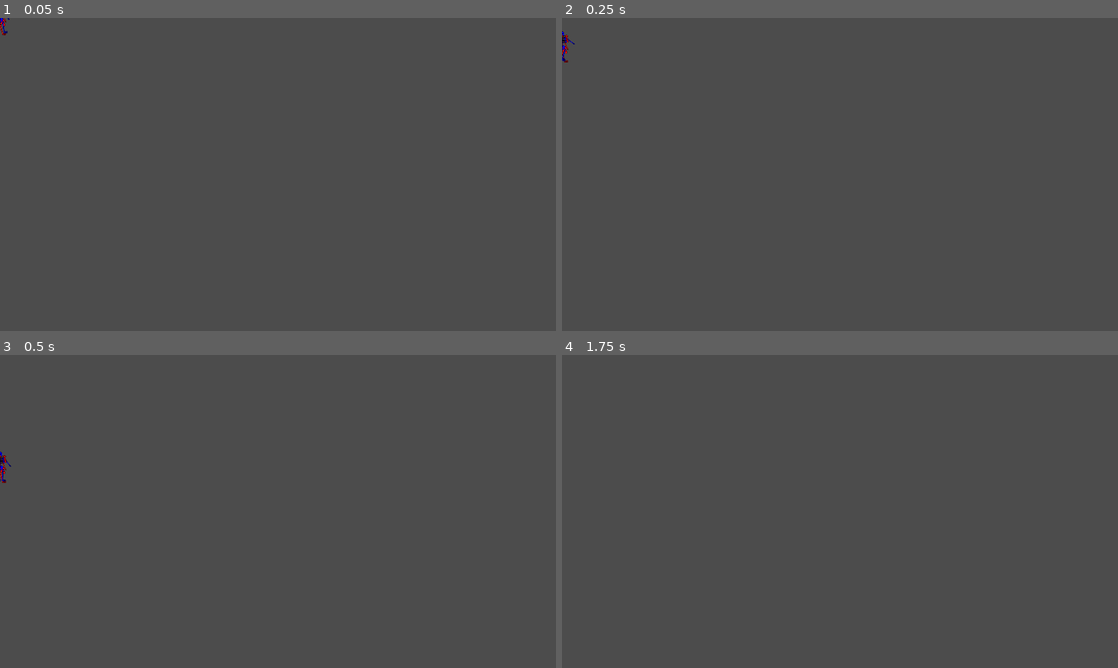
Above: before the commit, frames 1-4 (two rows, left to right).
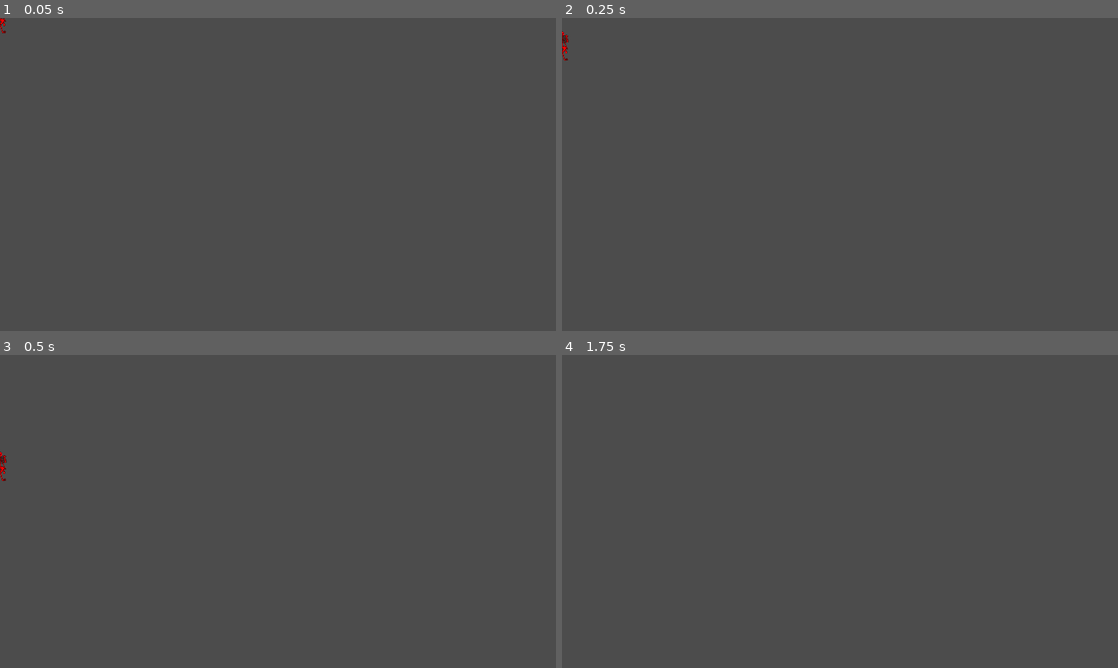
Above: after the commit, the same moments.

Repository: LeonMatthes/SkeleTurn
Game: Godot game, scene res://scenes/Player.tscn
The game is run twice, just before and just after one commit, with the same random seed, the same clock (stepped at 60 frames per second) and the same inputs. The project has no main scene, so this scene is started directly.
Inputs:
- Up to frame 1 (0.05 s): no input
- Up to frame 2 (0.25 s): no input
- Up to frame 3 (0.5 s): no input
- Up to frame 4 (1.75 s): tap Enter at 0.5 s; tap Space at 1.25 s

The runs differ from the first frame. In frame 1, less than 0.1% of the frame differs, in the area x 0-2%, y 0-6%; in frame 2, less than 0.1%, in the area x 0-3%, y 4-15%; in frame 3, less than 0.1%; in frame 4, nothing differs.

Commit message:
adjusted explosion speed

Diff:
--- a/scenes/Arrow.tscn
+++ b/scenes/Arrow.tscn
@@ -32,7 +32,7 @@
 spread = 110.0
 flatness = 0.0
 gravity = Vector3( 0, 0, 0 )
-initial_velocity = 600.0
+initial_velocity = 1000.0
 initial_velocity_random = 0.3
 angular_velocity = 2.10195e-44
 angular_velocity_random = 0.0
@@ -160,12 +160,12 @@
 position = Vector2( 60.0535, 0 )
 scale = Vector2( 1.22766, 1 )
 emitting = false
-amount = 40
-lifetime = 0.7
+amount = 50
+lifetime = 0.5
 one_shot = true
 preprocess = 0.0
 speed_scale = 1.0
-explosiveness = 0.9
+explosiveness = 0.8
 randomness = 0.0
 fixed_fps = 0
 fract_delta = true
--- a/scenes/Player.tscn
+++ b/scenes/Player.tscn
@@ -19,14 +19,14 @@
 custom_solver_bias = 0.0
 extents = Vector2( 12.1826, 21.3015 )
 
-[sub_resource type="Animation" id=5]
-
-resource_name = "Moving"
+[sub_resource type="Animation" id=2]
+
+resource_name = "Moving-test"
 length = 0.64
 loop = true
 step = 0.08
 tracks/0/type = "value"
-tracks/0/path = NodePath("RightArm:rotation_degrees")
+tracks/0/path = NodePath("LeftArm:position")
 tracks/0/interp = 1
 tracks/0/loop_wrap = true
 tracks/0/imported = false
@@ -35,10 +35,10 @@
 "times": PoolRealArray( 0, 0.08, 0.16, 0.24, 0.32, 0.4, 0.48, 0.56, 0.64 ),
 "transitions": PoolRealArray( 1, 1, 1, 1, 1, 1, 1, 1, 1 ),
 "update": 0,
-"values": [ 68.0, 58.0, 48.0, 38.0, 28.0, 38.0, 48.0, 58.0, 68.0 ]
+"values": [ Vector2( -10.539, -6.72269 ), Vector2( -12.6546, -7.42142 ), Vector2( -15.3465, -8.46664 ), Vector2( -16.15, -10.9556 ), Vector2( -18.1398, -13.0969 ), Vector2( -16.15, -10.9556 ), Vector2( -15.3465, -8.46664 ), Vector2( -12.6546, -7.42142 ), Vector2( -10.539, -6.72269 ) ]
 }
 tracks/1/type = "value"
-tracks/1/path = NodePath("LeftArm:rotation_degrees")
+tracks/1/path = NodePath("RightArm:rotation_degrees")
 tracks/1/interp = 1
 tracks/1/loop_wrap = true
 tracks/1/imported = false
@@ -47,10 +47,10 @@
 "times": PoolRealArray( 0, 0.08, 0.16, 0.24, 0.32, 0.4, 0.48, 0.56, 0.64 ),
 "transitions": PoolRealArray( 1, 1, 1, 1, 1, 1, 1, 1, 1 ),
 "update": 0,
-"values": [ -68.0, -58.0, -48.0, -38.0, -28.0, -38.0, -48.0, -58.0, -68.0 ]
+"values": [ 68.0, 58.0, 48.0, 38.0, 28.0, 38.0, 48.0, 58.0, 68.0 ]
 }
 tracks/2/type = "value"
-tracks/2/path = NodePath("LeftLeg:rotation_degrees")
+tracks/2/path = NodePath("RightArm:position")
 tracks/2/interp = 1
 tracks/2/loop_wrap = true
 tracks/2/imported = false
@@ -59,10 +59,10 @@
 "times": PoolRealArray( 0, 0.08, 0.16, 0.24, 0.32, 0.4, 0.48, 0.56, 0.64 ),
 "transitions": PoolRealArray( 1, 1, 1, 1, 1, 1, 1, 1, 1 ),
 "update": 0,
-"values": [ 15.0, 5.0, -5.0, -15.0, -25.0, -15.0, -5.0, 5.0, 15.0 ]
+"values": [ Vector2( 11.9028, -5.70465 ), Vector2( 14.3426, -6.54029 ), Vector2( 15.3766, -8.98085 ), Vector2( 17.179, -10.59 ), Vector2( 18.6987, -13.4834 ), Vector2( 17.179, -10.59 ), Vector2( 15.3766, -8.98085 ), Vector2( 14.3426, -6.54029 ), Vector2( 11.9028, -5.70465 ) ]
 }
 tracks/3/type = "value"
-tracks/3/path = NodePath("RightLeg:rotation_degrees")
+tracks/3/path = NodePath("LeftArm:rotation_degrees")
 tracks/3/interp = 1
 tracks/3/loop_wrap = true
 tracks/3/imported = false
@@ -71,17 +71,65 @@
 "times": PoolRealArray( 0, 0.08, 0.16, 0.24, 0.32, 0.4, 0.48, 0.56, 0.64 ),
 "transitions": PoolRealArray( 1, 1, 1, 1, 1, 1, 1, 1, 1 ),
 "update": 0,
+"values": [ -68.0, -58.0, -48.0, -38.0, -28.0, -38.0, -48.0, -58.0, -68.0 ]
+}
+tracks/4/type = "value"
+tracks/4/path = NodePath("LeftLeg:rotation_degrees")
+tracks/4/interp = 1
+tracks/4/loop_wrap = true
+tracks/4/imported = false
+tracks/4/enabled = true
+tracks/4/keys = {
+"times": PoolRealArray( 0, 0.08, 0.16, 0.24, 0.32, 0.4, 0.48, 0.56, 0.64 ),
+"transitions": PoolRealArray( 1, 1, 1, 1, 1, 1, 1, 1, 1 ),
+"update": 0,
+"values": [ 15.0, 5.0, -5.0, -15.0, -25.0, -15.0, -5.0, 5.0, 15.0 ]
+}
+tracks/5/type = "value"
+tracks/5/path = NodePath("LeftLeg:position")
+tracks/5/interp = 1
+tracks/5/loop_wrap = true
+tracks/5/imported = false
+tracks/5/enabled = true
+tracks/5/keys = {
+"times": PoolRealArray( 0, 0.08, 0.16, 0.24, 0.32, 0.4, 0.48, 0.56, 0.64 ),
+"transitions": PoolRealArray( 1, 1, 1, 1, 1, 1, 1, 1, 1 ),
+"update": 0,
+"values": [ Vector2( -10.0404, 30.426 ), Vector2( -7.52814, 30.6192 ), Vector2( -5.86635, 30.8751 ), Vector2( -3.3501, 31.0144 ), Vector2( 0.0226828, 30.8967 ), Vector2( -3.3501, 31.0144 ), Vector2( -5.86635, 30.8751 ), Vector2( -7.52814, 30.6192 ), Vector2( -10.0404, 30.426 ) ]
+}
+tracks/6/type = "value"
+tracks/6/path = NodePath("RightLeg:position")
+tracks/6/interp = 1
+tracks/6/loop_wrap = true
+tracks/6/imported = false
+tracks/6/enabled = true
+tracks/6/keys = {
+"times": PoolRealArray( 0, 0.08, 0.16, 0.24, 0.32, 0.4, 0.48, 0.56, 0.64 ),
+"transitions": PoolRealArray( 1, 1, 1, 1, 1, 1, 1, 1, 1 ),
+"update": 0,
+"values": [ Vector2( 9.88623, 30.6227 ), Vector2( 7.56721, 30.6227 ), Vector2( 6.38147, 30.816 ), Vector2( 3.11127, 30.5696 ), Vector2( 0.826067, 30.5802 ), Vector2( 3.11127, 30.5696 ), Vector2( 6.38147, 30.816 ), Vector2( 7.56721, 30.6227 ), Vector2( 9.88623, 30.6227 ) ]
+}
+tracks/7/type = "value"
+tracks/7/path = NodePath("RightLeg:rotation_degrees")
+tracks/7/interp = 1
+tracks/7/loop_wrap = true
+tracks/7/imported = false
+tracks/7/enabled = true
+tracks/7/keys = {
+"times": PoolRealArray( 0, 0.08, 0.16, 0.24, 0.32, 0.4, 0.48, 0.56, 0.64 ),
+"transitions": PoolRealArray( 1, 1, 1, 1, 1, 1, 1, 1, 1 ),
+"update": 0,
 "values": [ -15.0, -5.0, 5.0, 15.0, 25.0, 15.0, 5.0, -5.0, -15.0 ]
 }
 
-[sub_resource type="Animation" id=4]
-
-resource_name = "Moving"
+[sub_resource type="Animation" id=3]
+
+resource_name = "Moving-test"
 length = 0.64
 loop = true
 step = 0.08
 tracks/0/type = "value"
-tracks/0/path = NodePath("RightArm:rotation_degrees")
+tracks/0/path = NodePath("LeftArm:position")
 tracks/0/interp = 1
 tracks/0/loop_wrap = true
 tracks/0/imported = false
@@ -90,10 +138,10 @@
 "times": PoolRealArray( 0, 0.08, 0.16, 0.24, 0.32, 0.4, 0.48, 0.56, 0.64 ),
 "transitions": PoolRealArray( 1, 1, 1, 1, 1, 1, 1, 1, 1 ),
 "update": 0,
-"values": [ 68.0, 58.0, 48.0, 38.0, 28.0, 38.0, 48.0, 58.0, 68.0 ]
+"values": [ Vector2( -10.539, -6.72269 ), Vector2( -12.6546, -7.42142 ), Vector2( -15.3465, -8.46664 ), Vector2( -16.15, -10.9556 ), Vector2( -18.1398, -13.0969 ), Vector2( -16.15, -10.9556 ), Vector2( -15.3465, -8.46664 ), Vector2( -12.6546, -7.42142 ), Vector2( -10.539, -6.72269 ) ]
 }
 tracks/1/type = "value"
-tracks/1/path = NodePath("LeftArm:rotation_degrees")
+tracks/1/path = NodePath("RightArm:rotation_degrees")
 tracks/1/interp = 1
 tracks/1/loop_wrap = true
 tracks/1/imported = false
@@ -102,10 +150,10 @@
 "times": PoolRealArray( 0, 0.08, 0.16, 0.24, 0.32, 0.4, 0.48, 0.56, 0.64 ),
 "transitions": PoolRealArray( 1, 1, 1, 1, 1, 1, 1, 1, 1 ),
 "update": 0,
-"values": [ -68.0, -58.0, -48.0, -38.0, -28.0, -38.0, -48.0, -58.0, -68.0 ]
+"values": [ 68.0, 58.0, 48.0, 38.0, 28.0, 38.0, 48.0, 58.0, 68.0 ]
 }
 tracks/2/type = "value"
-tracks/2/path = NodePath("LeftLeg:rotation_degrees")
+tracks/2/path = NodePath("RightArm:position")
 tracks/2/interp = 1
 tracks/2/loop_wrap = true
 tracks/2/imported = false
@@ -114,15 +162,63 @@
 "times": PoolRealArray( 0, 0.08, 0.16, 0.24, 0.32, 0.4, 0.48, 0.56, 0.64 ),
 "transitions": PoolRealArray( 1, 1, 1, 1, 1, 1, 1, 1, 1 ),
 "update": 0,
-"values": [ 15.0, 5.0, -5.0, -15.0, -25.0, -15.0, -5.0, 5.0, 15.0 ]
+"values": [ Vector2( 11.9028, -5.70465 ), Vector2( 14.3426, -6.54029 ), Vector2( 15.3766, -8.98085 ), Vector2( 17.179, -10.59 ), Vector2( 18.6987, -13.4834 ), Vector2( 17.179, -10.59 ), Vector2( 15.3766, -8.98085 ), Vector2( 14.3426, -6.54029 ), Vector2( 11.9028, -5.70465 ) ]
 }
 tracks/3/type = "value"
-tracks/3/path = NodePath("RightLeg:rotation_degrees")
+tracks/3/path = NodePath("LeftArm:rotation_degrees")
 tracks/3/interp = 1
 tracks/3/loop_wrap = true
 tracks/3/imported = false
 tracks/3/enabled = true
 tracks/3/keys = {
+"times": PoolRealArray( 0, 0.08, 0.16, 0.24, 0.32, 0.4, 0.48, 0.56, 0.64 ),
+"transitions": PoolRealArray( 1, 1, 1, 1, 1, 1, 1, 1, 1 ),
+"update": 0,
+"values": [ -68.0, -58.0, -48.0, -38.0, -28.0, -38.0, -48.0, -58.0, -68.0 ]
+}
+tracks/4/type = "value"
+tracks/4/path = NodePath("LeftLeg:rotation_degrees")
+tracks/4/interp = 1
+tracks/4/loop_wrap = true
+tracks/4/imported = false
+tracks/4/enabled = true
+tracks/4/keys = {
+"times": PoolRealArray( 0, 0.08, 0.16, 0.24, 0.32, 0.4, 0.48, 0.56, 0.64 ),
+"transitions": PoolRealArray( 1, 1, 1, 1, 1, 1, 1, 1, 1 ),
+"update": 0,
+"values": [ 15.0, 5.0, -5.0, -15.0, -25.0, -15.0, -5.0, 5.0, 15.0 ]
+}
+tracks/5/type = "value"
+tracks/5/path = NodePath("LeftLeg:position")
+tracks/5/interp = 1
+tracks/5/loop_wrap = true
+tracks/5/imported = false
+tracks/5/enabled = true
+tracks/5/keys = {
+"times": PoolRealArray( 0, 0.08, 0.16, 0.24, 0.32, 0.4, 0.48, 0.56, 0.64 ),
+"transitions": PoolRealArray( 1, 1, 1, 1, 1, 1, 1, 1, 1 ),
+"update": 0,
+"values": [ Vector2( -10.0404, 30.426 ), Vector2( -7.52814, 30.6192 ), Vector2( -5.86635, 30.8751 ), Vector2( -3.3501, 31.0144 ), Vector2( 0.0226828, 30.8967 ), Vector2( -3.3501, 31.0144 ), Vector2( -5.86635, 30.8751 ), Vector2( -7.52814, 30.6192 ), Vector2( -10.0404, 30.426 ) ]
+}
+tracks/6/type = "value"
+tracks/6/path = NodePath("RightLeg:position")
+tracks/6/interp = 1
+tracks/6/loop_wrap = true
+tracks/6/imported = false
+tracks/6/enabled = true
+tracks/6/keys = {
+"times": PoolRealArray( 0, 0.08, 0.16, 0.24, 0.32, 0.4, 0.48, 0.56, 0.64 ),
+"transitions": PoolRealArray( 1, 1, 1, 1, 1, 1, 1, 1, 1 ),
+"update": 0,
+"values": [ Vector2( 9.88623, 30.6227 ), Vector2( 7.56721, 30.6227 ), Vector2( 6.38147, 30.816 ), Vector2( 3.11127, 30.5696 ), Vector2( 0.826067, 30.5802 ), Vector2( 3.11127, 30.5696 ), Vector2( 6.38147, 30.816 ), Vector2( 7.56721, 30.6227 ), Vector2( 9.88623, 30.6227 ) ]
+}
+tracks/7/type = "value"
+tracks/7/path = NodePath("RightLeg:rotation_degrees")
+tracks/7/interp = 1
+tracks/7/loop_wrap = true
+tracks/7/imported = false
+tracks/7/enabled = true
+tracks/7/keys = {
 "times": PoolRealArray( 0, 0.08, 0.16, 0.24, 0.32, 0.4, 0.48, 0.56, 0.64 ),
 "transitions": PoolRealArray( 1, 1, 1, 1, 1, 1, 1, 1, 1 ),
 "update": 0,
@@ -207,11 +303,13 @@
 playback_process_mode = 1
 playback_default_blend_time = 0.0
 playback_speed = 1.0
-anims/Moving = SubResource( 5 )
+anims/Moving = SubResource( 2 )
 blend_times = [  ]
 _sections_unfolded = [ "Playback Options" ]
 
 [node name="Player2Icon" type="Node2D" parent="." index="2"]
+
+visible = false
 
 [node name="Head" type="Sprite" parent="Player2Icon" index="0"]
 
@@ -266,6 +364,6 @@
 playback_process_mode = 1
 playback_default_blend_time = 0.0
 playback_speed = 1.0
-anims/Moving = SubResource( 4 )
+anims/Moving = SubResource( 3 )
 blend_times = [  ]
 _sections_unfolded = [ "Playback Options" ]
